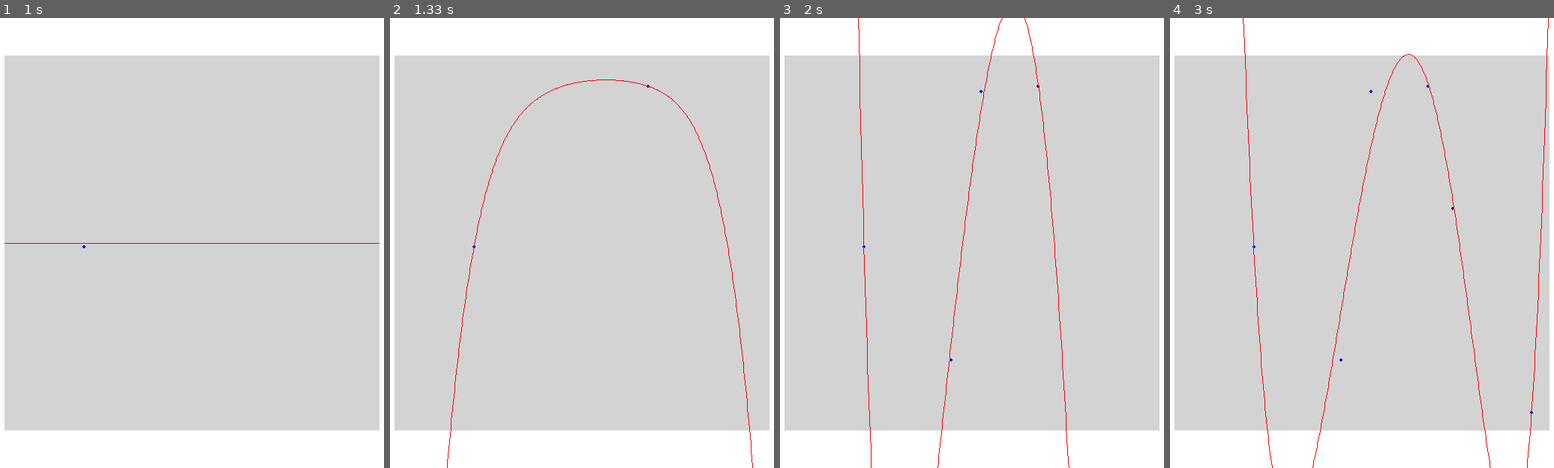
Above: before the commit, frames 1-4 (left to right).
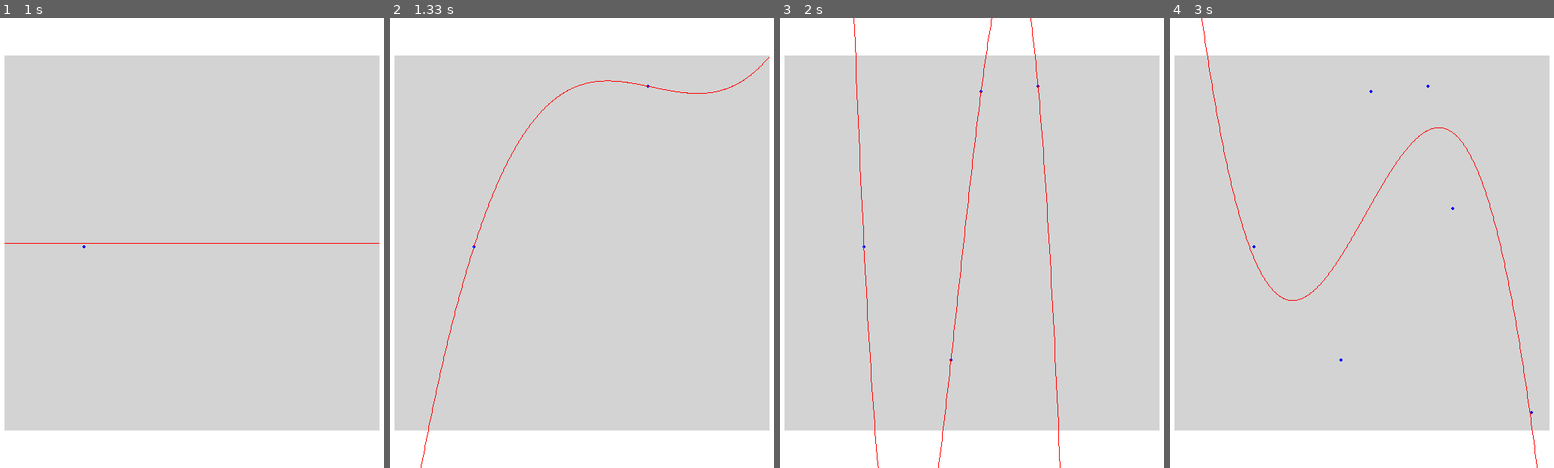
Above: after the commit, the same moments.

Repository: AndyyTaylor/Yr12Major
Game: pygame game, started from main.py
Two runs of this game, one before a commit and one after it. Both use one fixed random seed, a clock stepped at 60 frames per second and the inputs below.
Inputs (mouse positions are in pixels of both pictures, inside the frame that each line leads up to):
- Up to frame 1 (1 s): click (192, 243) at 0.38 s; click (84, 247) at 0.72 s
- Up to frame 2 (1.33 s): click (647, 85) at 1.05 s
- Up to frame 3 (2 s): click (979, 90) at 1.38 s; click (952, 360) at 1.75 s
- Up to frame 4 (3 s): click (1530, 414) at 2.25 s; click (1454, 207) at 2.58 s

Frame 1 is identical in both runs. In frame 2, 0.6% of the frame differs, in the area x 8-99%, y 8-100%; in frame 3, 1.1%; in frame 4, 1.1%, in the area x 8-99%, y 0-100%.

Commit message:
Changed how importing agents works

Diff:
--- /dev/null
+++ b/src/ml/agents/__init__.py
@@ -0,0 +1 @@
+from .supervised.regression import LinearRegression
--- a/src/ml/agents/linearregression/LinearRegression.py
+++ /dev/null
@@ -1,71 +0,0 @@
-
-import numpy as np
-
-class LinearRegression():
-
-    def __init__(self, econfig):
-        self.n = econfig.n
-
-        self.params = np.zeros((self.n, 1))
-        self.params[0] = 1
-
-        self.scale = False
-
-        # self.scale = scale  # np.array([20, 20**2, 20**3])
-
-    def on_update(self, x, y):
-        if len(x) < 2: return
-        self.scale = x.std(0)
-
-        X = np.insert(np.divide(x, self.scale), 0, 1, axis=1)
-        # print(X)
-        self.vectorizedBGD(X, y)
-        # self.BGD(points)
-
-    def on_render(self, screen, plot):
-        plot.renderFunction(screen, self.func)
-
-    def func(self, x):
-        if type(self.scale) == bool:
-            return 0
-
-        y = self.params.T.dot(np.insert(np.divide(x.T, self.scale).T, 0, 1, axis=0))
-
-        return y
-
-    def vectorizedBGD(self, X, y):
-        for iter in range(200):
-            pred = X.dot(self.params)
-
-            err = np.square(np.subtract(pred, y))
-            J = 1.0 / (2*len(y)) * np.sum(err)
-
-            # print(J)
-            if J > 10**36:
-                print("ALPHA TOO BIG")
-
-            # print((self.params).shape)
-            alpha = 0.01
-            # print(X)
-            # print("---------")
-            # print(self.params)
-            # print(X.T.dot(np.subtract(pred, y)))
-            new_params = np.subtract(self.params, (alpha / len(y)) * (X.T.dot(np.subtract(pred, y))))
-            self.params = new_params
-
-            # print(self.params)
-
-
-
-
-
-
-
-
-
-    def BGD(self, points):
-        bgrad = 1.0/len(points) * sum([self.func(points[i].getX()) - points[i].getY() for i in range(len(points))])
-        mgrad = 1.0/len(points) * sum([(self.func(points[i].getX()) - points[i].getY()) * points[i].getX() for i in range(len(points))])
-
-        self.params[0] -= 0.2 * bgrad
-        self.params[1] -= 0.2 * mgrad
--- a/src/ml/agents/supervised/regression.py
+++ b/src/ml/agents/supervised/regression.py
@@ -12,26 +12,30 @@
         self.stddev = 1
         self.mean = 0
 
-    def on_update(self, X, y):
-        self.vectorized_BGD(np.insert(self.scale_features(X), 0, 1, axis=1), y)
-
-    def vectorized_BGD(self, X, y, num_iters=1000):
+    def fit(self, X, y, num_iters=5000):
         m = len(y)
         if m < 2:
             return
 
+        X = np.insert(self.scale_features(X), 0, 1, axis=1)
+
         for i in range(num_iters):
-            prediction = X.dot(self.params)
-            err = np.subtract(prediction, y)
-            J = 1.0 / (2*m) * np.sum(np.square(err))
+            self.vectorized_BGD(X, y, m)
 
-            # print(J)
+    def vectorized_BGD(self, X, y, m):
+        pred = X.dot(self.params)
+        err = np.subtract(pred, y)
 
-            new_params = np.subtract(self.params, (self.alpha / m) * (X.T.dot(err)))
-            self.params = new_params
-
+        self.params = np.subtract(self.params, (self.alpha / m) * (X.T.dot(err)))
 
     # Regression class ?
+    def mse(self, X, y):
+        prediction = X.dot(self.params)
+        err = np.subtract(prediction, y)
+        J = 1.0 / (2*len(y)) * np.sum(np.square(err))
+
+        return J
+
     def scale_features(self, X):
         if X.shape[0] > 1:
             self.stddev = X.std(0)
--- a/src/ml/environments/lineardataset/envconfig.py
+++ b/src/ml/environments/lineardataset/envconfig.py
@@ -1,2 +1,2 @@
 m = 0
-n = 7
+n = 4
--- a/src/states/Simulation.py
+++ b/src/states/Simulation.py
@@ -2,7 +2,7 @@
 from .AbstractState import State
 
 from ..ml.environments.lineardataset.MainState import MainState as Environment
-from ..ml.agents.supervised.regression import LinearRegression as Agent
+from ..ml.agents import LinearRegression as Agent
 from ..ml.environments.lineardataset import envconfig
 
 class Simulation(State):
@@ -29,7 +29,7 @@
         pass
 
     def on_update(self, elapsed):
-        self.agent.on_update(self.environment.getx(), self.environment.gety())
+        self.agent.fit(self.environment.getx(), self.environment.gety())
 
     def on_render(self, screen):
         self.environment.on_render(screen)
